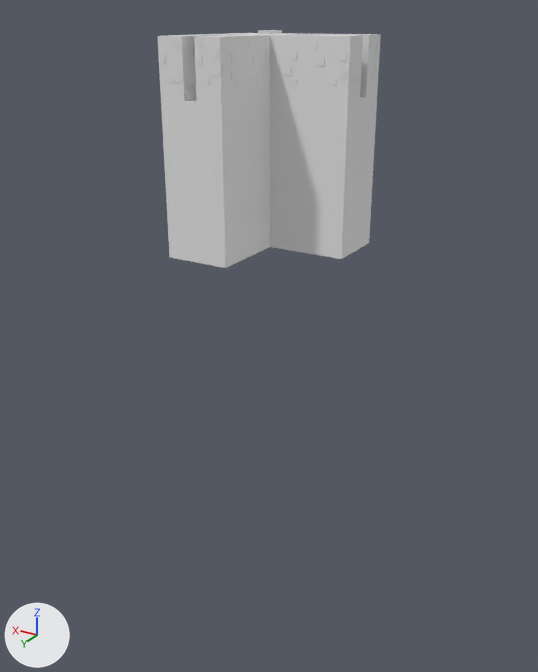
One commit to the FBX model Assets/Assets/Models/Test/GLTEdge2FloorOthers.fbx: the scene before it, then after it.
Before and after are seen from a camera (50 mm lens) standing at (-287.0, 477.0, 52.0) and looking at (-3.0, 3.0, -185.0). The lights are fixed; the arrows at lower left show +X, +Y and +Z. Where no turn or scale is listed for an object, it has been applied to the vertices. Vertices at the same position are counted once.

In view in the first picture: 'Other'.
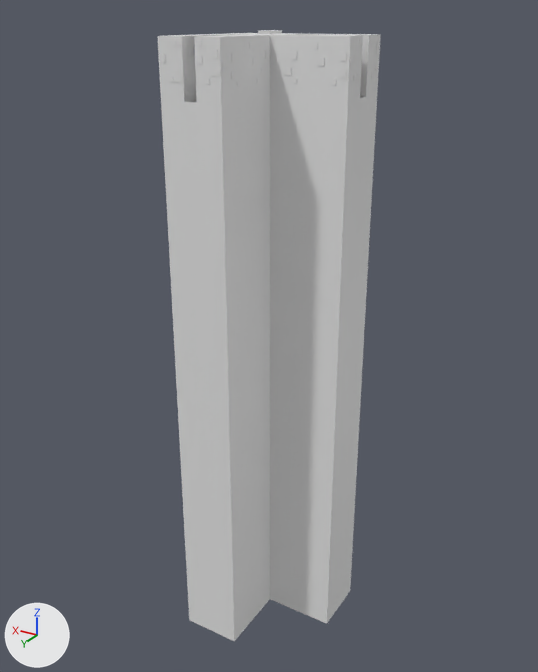
Pixel boxes [x1, y1, x2, y2] of what changed, in the pictures (538 x 672 px; the box of a moved part takes in the faces that stretch with it):
'Other', reshaped (156% taller): before [157, 30, 381, 268]; after [157, 30, 381, 641]
part 1 of me_cube_012, moved or reshaped: before [169, 97, 369, 268]; after [169, 97, 369, 641]

Diff of the bpy script that builds the scene:
```diff
--- a/Assets/Assets/Models/Test/GLTEdge2FloorOthers.fbx.py
+++ b/Assets/Assets/Models/Test/GLTEdge2FloorOthers.fbx.py
@@ me_cube_012 @@
 me_cube_012.from_pydata(...)  # 3745 vertices, 2895 faces; spans x -66.0..45.0, y -45.0..65.0, z -110.0..42.0
 # used by ob_other; location = (0.0, 0.0, 0.0)
 # before: 2604 (45.0, 65.0, -110.0) at pixel (169, 257), 2605 (-5.0, 65.0, -110.0) at pixel (225, 268), 2606 (-5.0, 4.0, -110.0) at pixel (269, 247), 2607 (-65.0, -45.0, -110.0) at pixel (369, 242), 2608 (-65.0, 4.0, -110.0) at pixel (341, 259)
 # before: 2609 (45.0, -45.0, -110.0)
+# me_cube_012 part 1
+for i in [*range(2604, 2610)]: me_cube_012.vertices[i].co += Vector((0.0, 0.0, -344.0))
 me_cube_012.materials.append(mat_material_001)
```
